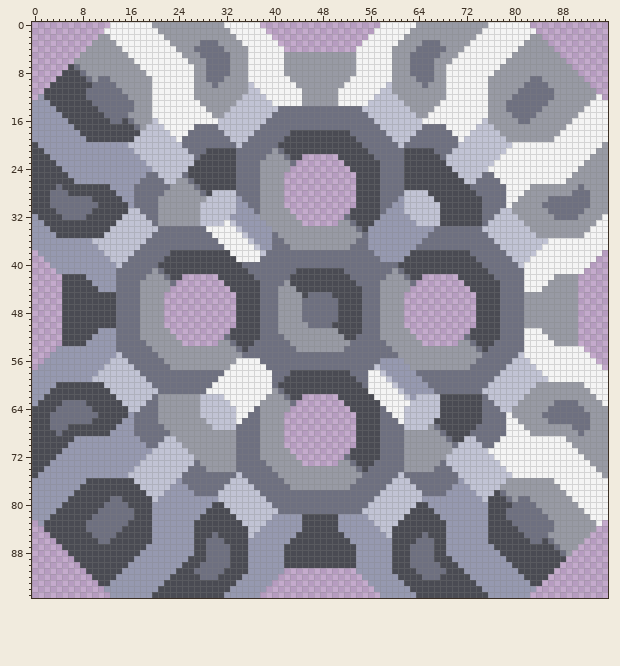
One commit to this sprite sheet: sprites/blocks/craft/7w05c.png. This is how it looked before the edit.
The file is 96x96 pixels.
The same view after the edit:
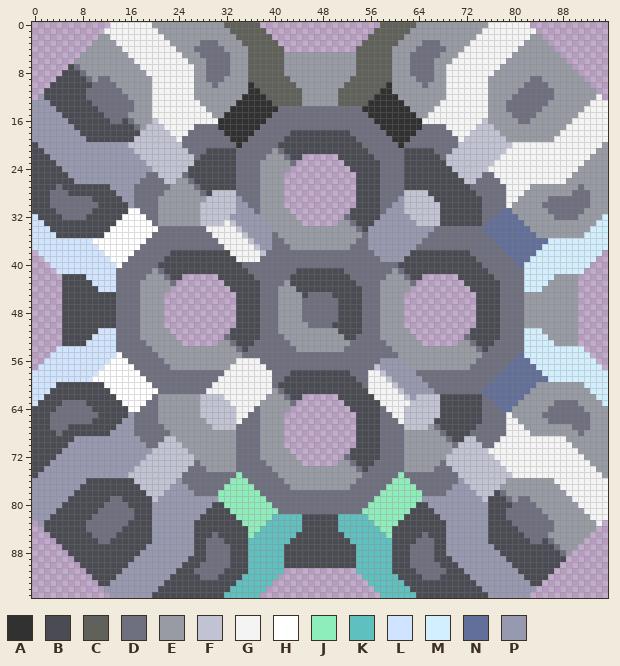
Palette (. is transparent): A #313131  B #4a4b53  C #61615b  D #6e7080  E #989aa4  F #c1c3d4  G #f4f4f4  H #ffffff  J #8deebb  K #5ec1bf  L #d1e4ff  M #d1efff  N #626f9b  P #9699b0
The edit:
Changed rows in their new state; - is an unchanged pixel.
first column x 31:
 0 -CCCCCC--------------------CCCCCC-
 1 --CCCCCC------------------CCCCCC--
 2 ---CCCCCC----------------CCCCCC---
 3 ----CCCCCC--------------CCCCCC----
 4 -----CCCCCC------------CCCCCC-----
 5 -----CCCCCC------------CCCCCC-----
 6 -----CCCCCC------------CCCCCC-----
 7 -----CCCCCC------------CCCCCC-----
 8 -----CCCCCC------------CCCCCC-----
 9 -----CCCCCCC----------CCCCCCC-----
10 -----ACCCCCCC--------CCCCCCCA-----
11 -----AACCCCCCC------CCCCCCCAA-----
12 ----AAAACCCCCC------CCCCCCAAAA----
13 ---AAAAAACCCCC------CCCCCAAAAAA---
14 --AAAAAAAA--------------AAAAAAAA--
15 -AAAAAAAA----------------AAAAAAAA-
16 AAAAAAAA------------------AAAAAAAA
17 AAAAAAA--------------------AAAAAAA
18 -AAAAA----------------------AAAAA-
19 --AAA------------------------AAA--
20 ---A--------------------------A---
first column x 0:
31 ----------------HH------------------------------------------------------------NN----------------
32 L--------------HHHH----------------------------------------------------------NNNN--------------M
33 LL------------HHHHHH--------------------------------------------------------NNNNNN------------MM
34 LLL----------HHHHHHHH------------------------------------------------------NNNNNNNN----------MMM
35 LLLL--------HHHHHHHH--------------------------------------------------------NNNNNNNN--------MMMM
36 LLLLLLLLLLHHHHHHHHH----------------------------------------------------------NNNNNNNNNMMMMMMMMMM
37 LLLLLLLLLLLHHHHHHH------------------------------------------------------------NNNNNNNMMMMMMMMMMM
38 -LLLLLLLLLLLHHHHH--------------------------------------------------------------NNNNNMMMMMMMMMMM-
39 --LLLLLLLLLLLHHH----------------------------------------------------------------NNNMMMMMMMMMMM--
40 ---LLLLLLLLLLLH------------------------------------------------------------------NMMMMMMMMMMM---
41 ----LLLLLLLLLL--------------------------------------------------------------------MMMMMMMMMM----
42 ---------LLLLL--------------------------------------------------------------------MMMMM---------
43 ----------LLLL--------------------------------------------------------------------MMMM----------
44 -----------LLL--------------------------------------------------------------------MMM-----------
first column x 0:
51 -----------LLL--------------------------------------------------------------------MMM-----------
52 ----------LLLL--------------------------------------------------------------------MMMM----------
53 ---------LLLLL--------------------------------------------------------------------MMMMM---------
54 ----LLLLLLLLLL--------------------------------------------------------------------MMMMMMMMMM----
55 ---LLLLLLLLLLLH------------------------------------------------------------------NMMMMMMMMMMM---
56 --LLLLLLLLLLLHHH----------------------------------------------------------------NNNMMMMMMMMMMM--
57 -LLLLLLLLLLLHHHHH--------------------------------------------------------------NNNNNMMMMMMMMMMM-
58 LLLLLLLLLLLHHHHHHH------------------------------------------------------------NNNNNNNMMMMMMMMMMM
59 LLLLLLLLLLHHHHHHHHH----------------------------------------------------------NNNNNNNNNMMMMMMMMMM
60 LLLL--------HHHHHHHH--------------------------------------------------------NNNNNNNN--------MMMM
61 LLL----------HHHHHHHH------------------------------------------------------NNNNNNNN----------MMM
62 LL------------HHHHHH--------------------------------------------------------NNNNNN------------MM
63 L--------------HHHH----------------------------------------------------------NNNN--------------M
64 ----------------HH------------------------------------------------------------NN----------------
first column x 31:
75 ---J--------------------------J---
76 --JJJ------------------------JJJ--
77 -JJJJJ----------------------JJJJJ-
78 JJJJJJJ--------------------JJJJJJJ
79 JJJJJJJJ------------------JJJJJJJJ
80 -JJJJJJJJ----------------JJJJJJJJ-
81 --JJJJJJJJ--------------JJJJJJJJ--
82 ---JJJJJJKKKKK------KKKKKJJJJJJ---
83 ----JJJJKKKKKK------KKKKKKJJJJ----
84 -----JJKKKKKKK------KKKKKKKJJ-----
85 -----JKKKKKKK--------KKKKKKKJ-----
86 -----KKKKKKK----------KKKKKKK-----
87 -----KKKKKK------------KKKKKK-----
88 -----KKKKKK------------KKKKKK-----
89 -----KKKKKK------------KKKKKK-----
90 -----KKKKKK------------KKKKKK-----
91 -----KKKKKK------------KKKKKK-----
92 ----KKKKKK--------------KKKKKK----
93 ---KKKKKK----------------KKKKKK---
94 --KKKKKK------------------KKKKKK--
95 -KKKKKK--------------------KKKKKK-
